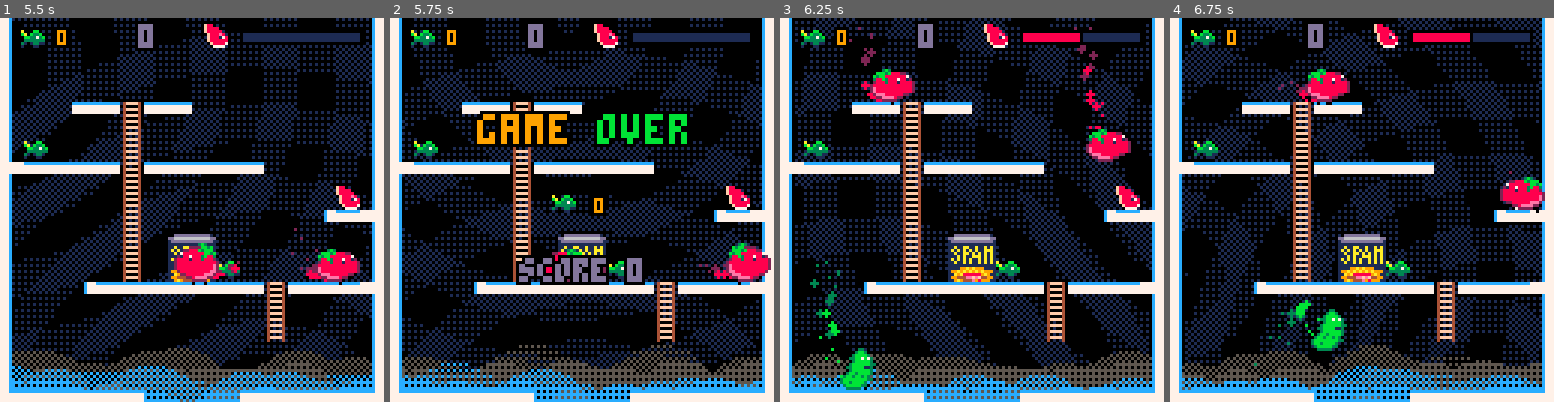
Above: before the commit, frames 1-4 (left to right).
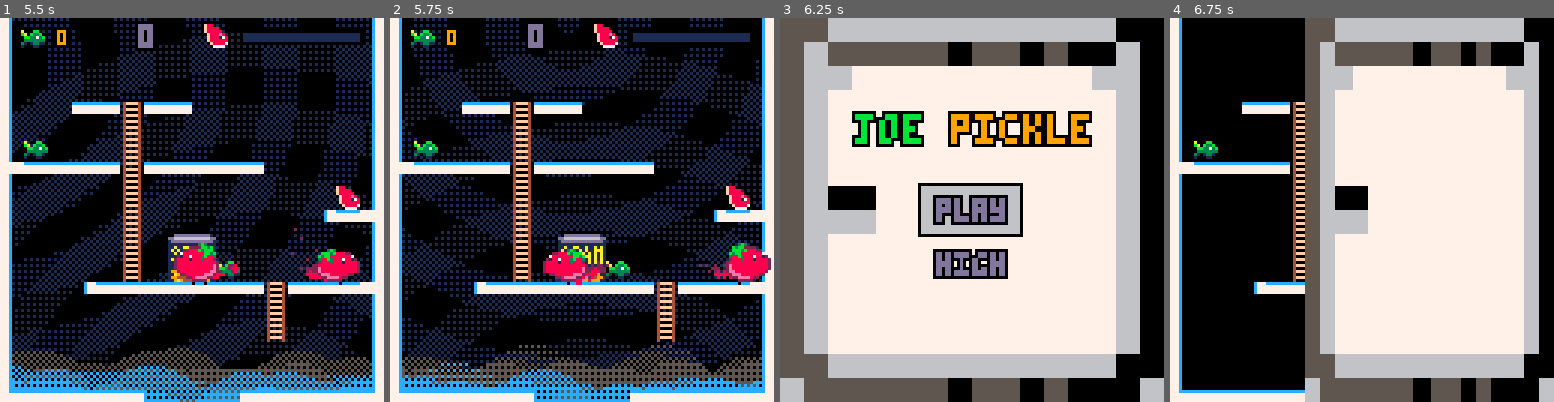
Above: after the commit, the same moments.

Repository: Niarkou/Open-jam-2018
Game: PICO-8 cartridge Openjam2018.p8
Two runs of this game, one before a commit and one after it. Both use one fixed random seed, a clock stepped at 60 frames per second and the inputs below.
Inputs:
- Up to frame 1 (5.5 s): tap X (X key) at 0.33, 1.07, 1.85, 2.97, 4.08, 5.2 s; tap O (Z key) at 0.7, 1.7, 2.1, 2.5, 2.9, 3.3, 3.7, 4.1, 4.5, 4.9, 5.3 s; hold Right 1.6-2.1 s; hold Up 2.15-2.42 s; hold Right 2.47-3.03 s; hold Left 3.08-3.58 s; hold Down 3.63-3.97 s; hold Right 4.02-4.68 s; hold Up 4.73-5.03 s; hold Left from 5.08 s (still down)
- Up to frame 2 (5.75 s): release Left at 5.68 s; tap O (Z key) at 5.7 s; hold Down from 5.73 s (still down)
- Up to frame 3 (6.25 s): release Down at 6.03 s; hold Right from 6.08 s (still down); tap O (Z key) at 6.1 s
- Up to frame 4 (6.75 s): tap X (X key) at 6.32 s; tap O (Z key) at 6.5 s; release Right at 6.58 s; hold Right from 6.63 s (still down)

Frame 1 is identical in both runs. In frame 2, 5.0% of the frame differs, in the area x 21-79%, y 24-70%; in frame 3, 89%, in the area x 0-100%, y 0-100%; in frame 4, 68%.

Commit message:
pause state and scores

Diff:
--- a/Openjam2018.p8
+++ b/Openjam2018.p8
@@ -591,6 +591,8 @@
         if player.cooldown <= 0 then
             state = "pause"
             player.lives = 5
+            menu.doordw = 128
+            menu.doorx = 0
         end
     end
 end
@@ -716,11 +718,11 @@
                 csprint("high", 78, 9, 13)
             else
                 csprint("high", menu.high_y, 9, 13)
-                csprint("1 ........ "..dget(1), 45, 6, 13)
-                csprint("2 ........ "..dget(2), 55, 6, 13)
-                csprint("3 ........ "..dget(3), 65, 6, 13)
-                csprint("4 ........ "..dget(4), 75, 6, 13)
-                csprint("5 ........ "..dget(5), 85, 6, 13)
+                csprint("1 ...... "..dget(1), 45, 6, 13)
+                csprint("2 ...... "..dget(2), 55, 6, 13)
+                csprint("3 ...... "..dget(3), 65, 6, 13)
+                csprint("4 ...... "..dget(4), 75, 6, 13)
+                csprint("5 ...... "..dget(5), 85, 6, 13)
             end
 
             camera(0, 14*8)
